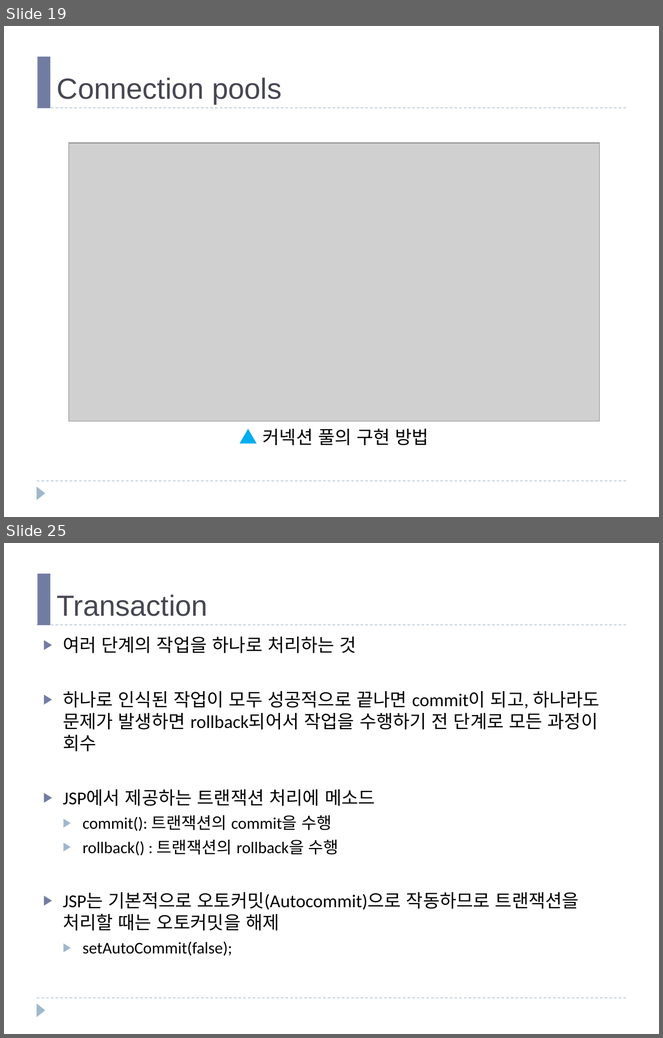
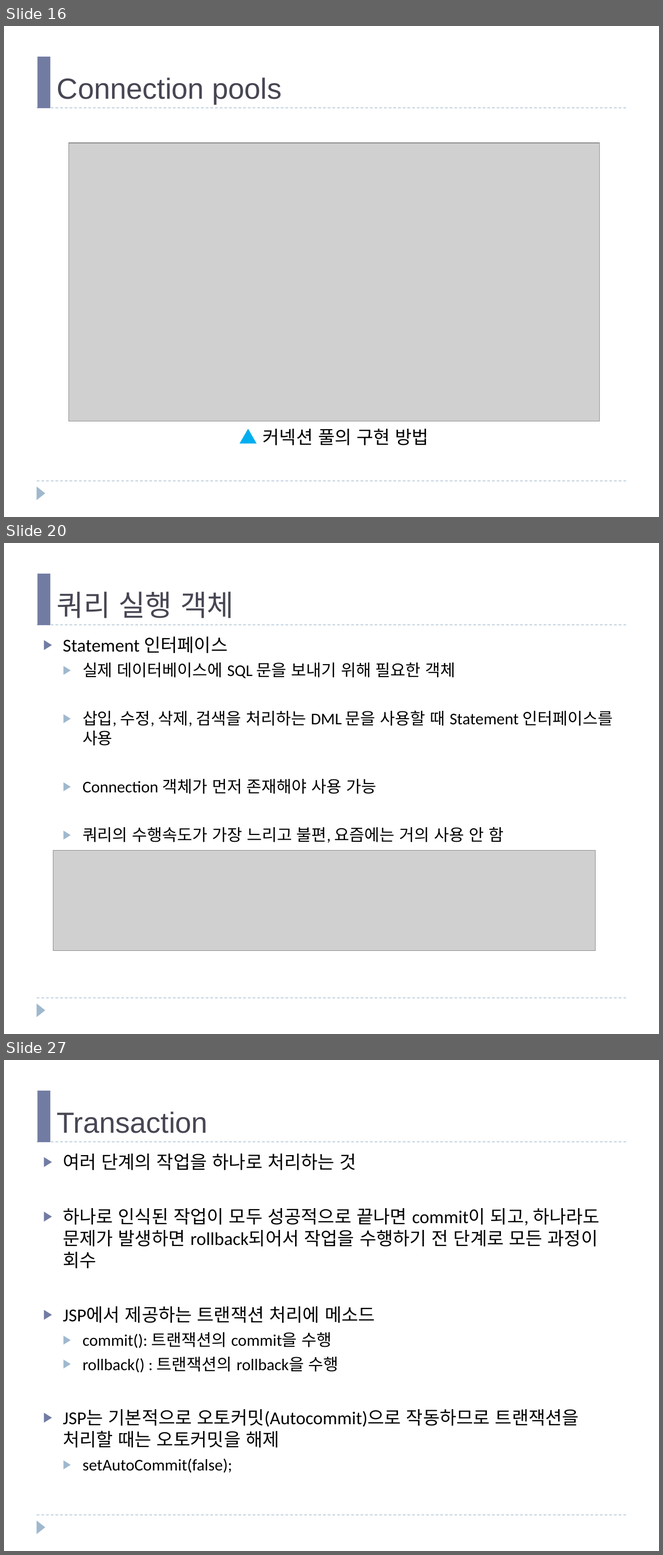
Before and after one commit to mail2HChoi/PatternSW, a slide deck: 강의교재/패턴기반SW개발_Ch09_JDBC.pptx. Shown one above the other, each under a label of ours: slides 19 and 25 before the commit, slides 16, 20 and 27 after it; the slides between them are not shown. The pictures are 663x1038 and 663x1555 pixels, drawn with LibreOffice and Linux fonts; fonts in the diff are those of the drawing; grey boxes stand for pictures. Boxes give left, top, right and bottom in pixels: in the first picture for what was removed or moved away, otherwise in the second. Text is boxed around its words. In the diff, an @@ line names an element or a change of style, - is before the commit and + after.

```diff
--- a/강의교재/패턴기반SW개발_Ch09_JDBC.pptx
+++ b/강의교재/패턴기반SW개발_Ch09_JDBC.pptx
@@ slide 20 added at [4, 543, 659, 1034], background #FFFFFF; not listed: 4 template elements that a slide beside it also shows @@
@@ title added at [57, 591, 234, 618], 32 pt, text #464653 @@
+쿼리 실행 객체
@@ text added at [63, 637, 613, 843], 18 pt, text #000000 @@
+▶ Statement 인터페이스
+  ▶ 실제 데이터베이스에 SQL 문을 보내기 위해 필요한 객체
+  ▶ 삽입, 수정, 삭제, 검색을 처리하는 DML 문을 사용할 때 Statement 인터페이스를 사용
+  ▶ Connection 객체가 먼저 존재해야 사용 가능
+  ▶ 쿼리의 수행속도가 가장 느리고 불편, 요즘에는 거의 사용 안 함
@@ picture added at [53, 850, 596, 951] @@
@@ what was slide 19 is now slide 16 @@
@@ what was slide 25 is now slide 27 @@
```
Also in this commit, not shown: 7 slides changed, 3 other slides added, 2 slides removed, 1 other file.
